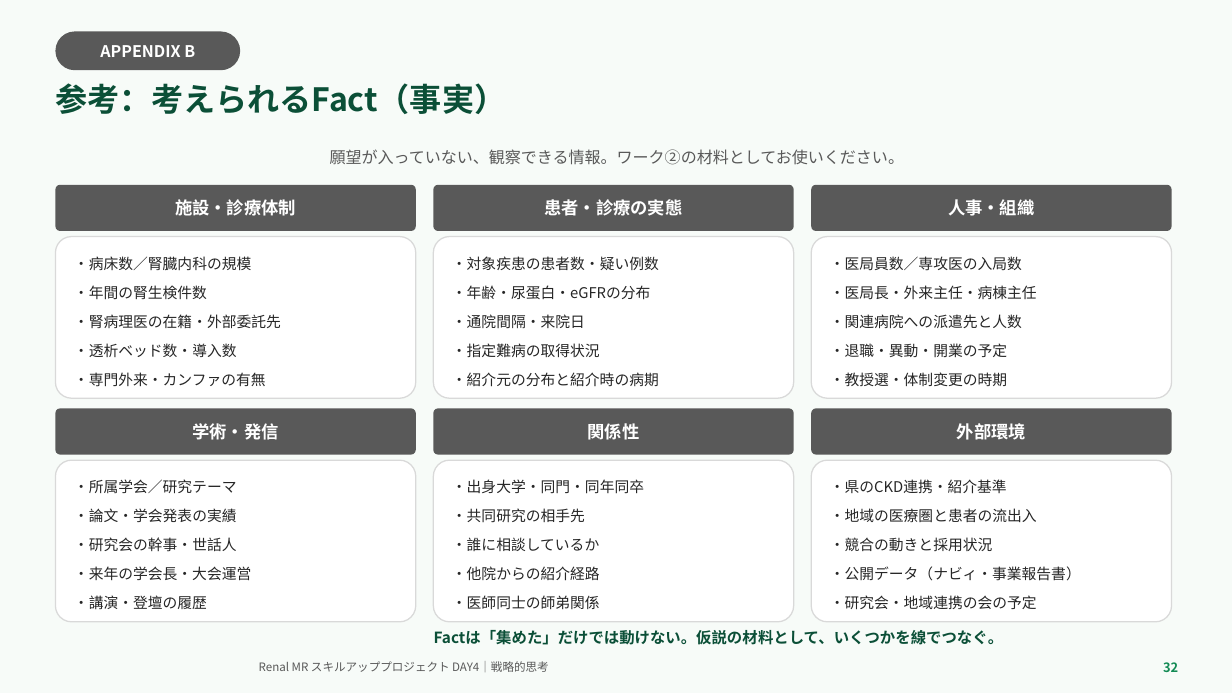
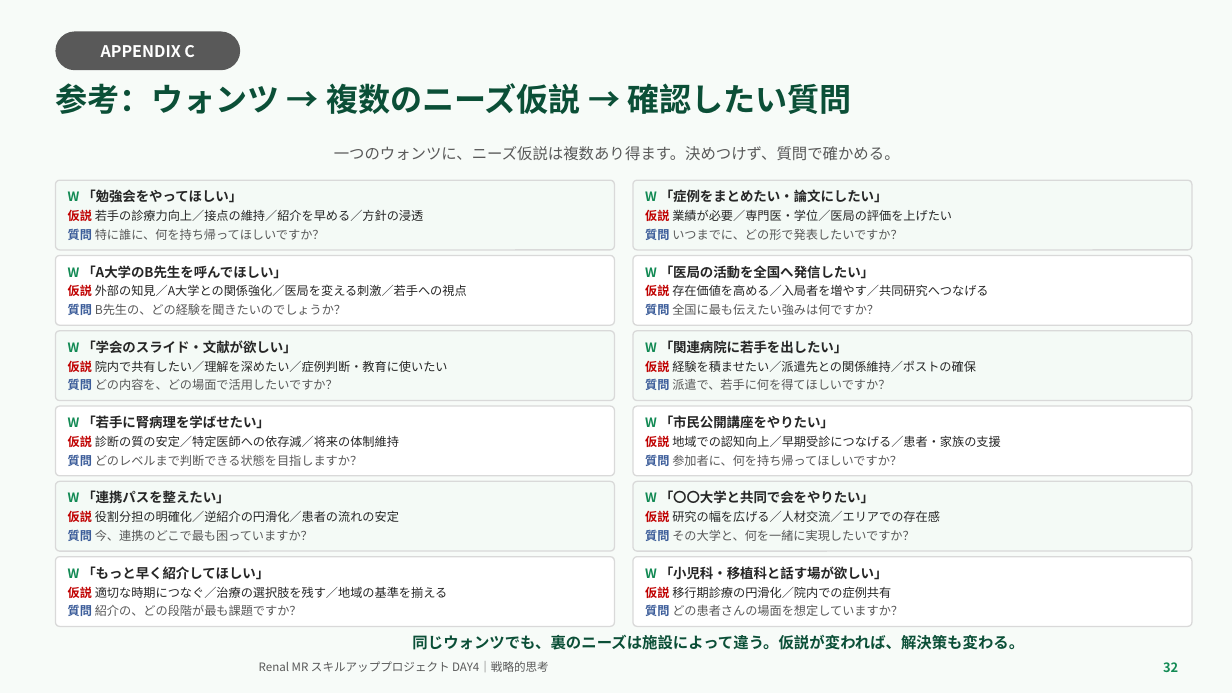
Before and after one commit to TAKUYA-1187/Claude, a slide deck: slide 32 of novartis_training/DAY4_ちょっと分かるだけで世界が変わる.pptx. Drawn at 1232x693 pixels with LibreOffice and Linux fonts; fonts in the diff are those of the drawing; background and template pictures are left out. Boxes give left, top, right and bottom in pixels: in the first picture for what was removed or moved away, otherwise in the second. Text is boxed around its words. In the diff, an @@ line names an element or a change of style, - is before the commit and + after.

```diff
--- a/novartis_training/DAY4_ちょっと分かるだけで世界が変わる.pptx
+++ b/novartis_training/DAY4_ちょっと分かるだけで世界が変わる.pptx
@@ text in rounded rectangle at [101, 45, 195, 57]: text changed @@
-APPENDIX B
+APPENDIX C
@@ text at [55, 83, 851, 114]: text changed @@
-参考：考えられるFact（事実）
+参考：ウォンツ → 複数のニーズ仮説 → 確認したい質問
@@ text at [334, 146, 900, 160]: text changed; size 12.5 to 12 pt @@
-願望が入っていない、観察できる情報。ワーク②の材料としてお使いください。
+一つのウォンツに、ニーズ仮説は複数あり得ます。決めつけず、質問で確かめる。
@@ rounded rectangle "W 「勉強会をやってほしい」": place and size @@
-rounded rectangle "W 「勉強会をやってほしい」" at [55, 185, 416, 231]
+rounded rectangle "W 「勉強会をやってほしい」" at [55, 180, 615, 250]
@@ rounded rectangle "W 「勉強会をやってほしい」" at [55, 180, 615, 250]: fill #595959 to #F4FAF6; outline none to #D9D9D9 1 pt; proportions changed @@
@@ text in rounded rectangle at [68, 189, 423, 240]: text changed; size 13.5 to 9.5 pt; text colour #FFFFFF to #262626; bold off @@
-施設・診療体制
+W 「勉強会をやってほしい」
+仮説 若手の診療力向上／接点の維持／紹介を早める／方針の浸透
+質問 特に誰に、何を持ち帰ってほしいですか？
@@ rounded rectangle removed at [433, 185, 794, 231] @@
-患者・診療の実態
@@ rounded rectangle added at [633, 180, 1192, 250], fill #F4FAF6, outline #D9D9D9 1 pt, 9.5 pt, text #262626 @@
+W 「症例をまとめたい・論文にしたい」
+仮説 業績が必要／専門医・学位／医局の評価を上げたい
+質問 いつまでに、どの形で発表したいですか？
@@ rounded rectangle removed at [811, 185, 1172, 231] @@
-人事・組織
@@ rounded rectangle removed at [433, 237, 794, 398] @@
-・対象疾患の患者数・疑い例数
-・年齢・尿蛋白・eGFRの分布
-・通院間隔・来院日
-・指定難病の取得状況
-・紹介元の分布と紹介時の病期
@@ rounded rectangle removed at [811, 237, 1172, 398] @@
-・医局員数／専攻医の入局数
-・医局長・外来主任・病棟主任
-・関連病院への派遣先と人数
-・退職・異動・開業の予定
-・教授選・体制変更の時期
@@ rounded rectangle "W 「A大学のB先生を呼んでほしい」": place and size @@
-rounded rectangle "W 「A大学のB先生を呼んでほしい」" at [55, 237, 416, 398]
+rounded rectangle "W 「A大学のB先生を呼んでほしい」" at [55, 255, 615, 325]
@@ text in rounded rectangle at [68, 265, 467, 315]: text changed; size 11.5 to 9.5 pt @@
-・病床数／腎臓内科の規模
-・年間の腎生検件数
-・腎病理医の在籍・外部委託先
-・透析ベッド数・導入数
-・専門外来・カンファの有無
+W 「A大学のB先生を呼んでほしい」
+仮説 外部の知見／A大学との関係強化／医局を変える刺激／若手への視点
+質問 B先生の、どの経験を聞きたいのでしょうか？
@@ rounded rectangle added at [633, 255, 1192, 325], fill #FFFFFF, outline #D9D9D9 1 pt, 9.5 pt, text #262626 @@
+W 「医局の活動を全国へ発信したい」
+仮説 存在価値を高める／入局者を増やす／共同研究へつなげる
+質問 全国に最も伝えたい強みは何ですか？
@@ rounded rectangle added at [55, 331, 615, 401], fill #F4FAF6, outline #D9D9D9 1 pt, 9.5 pt, text #262626 @@
+W 「学会のスライド・文献が欲しい」
+仮説 院内で共有したい／理解を深めたい／症例判断・教育に使いたい
+質問 どの内容を、どの場面で活用したいですか？
@@ rounded rectangle added at [633, 331, 1192, 401], fill #F4FAF6, outline #D9D9D9 1 pt, 9.5 pt, text #262626 @@
+W 「関連病院に若手を出したい」
+仮説 経験を積ませたい／派遣先との関係維持／ポストの確保
+質問 派遣で、若手に何を得てほしいですか？
@@ rounded rectangle removed at [55, 409, 416, 455] @@
-学術・発信
@@ rounded rectangle added at [55, 406, 615, 476], fill #FFFFFF, outline #D9D9D9 1 pt, 9.5 pt, text #262626 @@
+W 「若手に腎病理を学ばせたい」
+仮説 診断の質の安定／特定医師への依存減／将来の体制維持
+質問 どのレベルまで判断できる状態を目指しますか？
@@ rounded rectangle removed at [433, 409, 794, 455] @@
-関係性
@@ vertical alignment top to middle; proportions changed in 3 elements at [633, 556, 1192, 627], [55, 255, 615, 325], [633, 406, 1192, 476] @@
@@ rounded rectangle "W 「市民公開講座をやりたい」": place and size @@
-rounded rectangle "W 「市民公開講座をやりたい」" at [433, 460, 794, 622]
+rounded rectangle "W 「市民公開講座をやりたい」" at [633, 406, 1192, 476]
@@ text in rounded rectangle at [645, 415, 1000, 466]: text changed; size 11.5 to 9.5 pt @@
-・出身大学・同門・同年同卒
-・共同研究の相手先
-・誰に相談しているか
-・他院からの紹介経路
-・医師同士の師弟関係
+W 「市民公開講座をやりたい」
+仮説 地域での認知向上／早期受診につなげる／患者・家族の支援
+質問 参加者に、何を持ち帰ってほしいですか？
@@ rounded rectangle removed at [811, 409, 1172, 455] @@
-外部環境
@@ rounded rectangle removed at [55, 460, 416, 622] @@
-・所属学会／研究テーマ
-・論文・学会発表の実績
-・研究会の幹事・世話人
-・来年の学会長・大会運営
-・講演・登壇の履歴
@@ rounded rectangle added at [55, 482, 615, 552], fill #F4FAF6, outline #D9D9D9 1 pt, 9.5 pt, text #262626 @@
+W 「連携パスを整えたい」
+仮説 役割分担の明確化／逆紹介の円滑化／患者の流れの安定
+質問 今、連携のどこで最も困っていますか？
@@ rounded rectangle added at [633, 482, 1192, 552], fill #F4FAF6, outline #D9D9D9 1 pt, 9.5 pt, text #262626 @@
+W 「〇〇大学と共同で会をやりたい」
+仮説 研究の幅を広げる／人材交流／エリアでの存在感
+質問 その大学と、何を一緒に実現したいですか？
@@ rounded rectangle added at [55, 556, 615, 627], fill #FFFFFF, outline #D9D9D9 1 pt, 9.5 pt, text #262626 @@
+W 「もっと早く紹介してほしい」
+仮説 適切な時期につなぐ／治療の選択肢を残す／地域の基準を揃える
+質問 紹介の、どの段階が最も課題ですか？
@@ rounded rectangle "W 「小児科・移植科と話す場が欲しい」": place and size @@
-rounded rectangle "W 「小児科・移植科と話す場が欲しい」" at [811, 460, 1172, 622]
+rounded rectangle "W 「小児科・移植科と話す場が欲しい」" at [633, 556, 1192, 627]
@@ text in rounded rectangle at [645, 566, 903, 616]: text changed; size 11.5 to 9.5 pt @@
-・県のCKD連携・紹介基準
-・地域の医療圏と患者の流出入
-・競合の動きと採用状況
-・公開データ（ナビィ・事業報告書）
-・研究会・地域連携の会の予定
+W 「小児科・移植科と話す場が欲しい」
+仮説 移行期診療の円滑化／院内での症例共有
+質問 どの患者さんの場面を想定していますか？
@@ text at [412, 635, 1024, 650]: text changed @@
-Factは「集めた」だけでは動けない。仮説の材料として、いくつかを線でつなぐ。
+同じウォンツでも、裏のニーズは施設によって違う。仮説が変われば、解決策も変わる。
```
Also in this commit, not shown: 14 other slides changed, 1 slide added, 1 slide removed, 2 other files.
